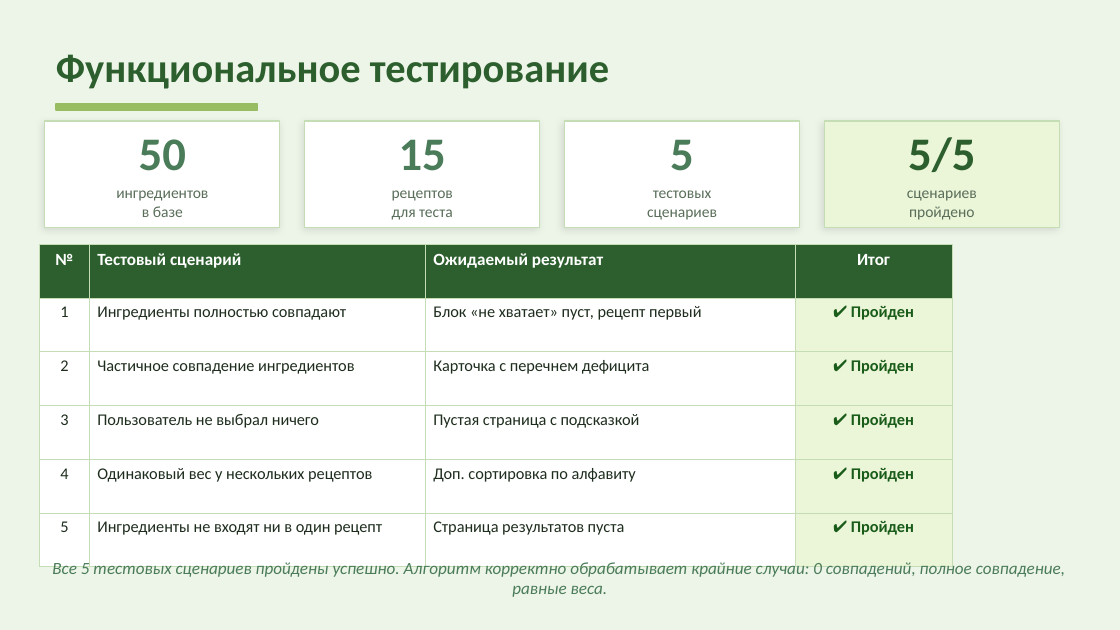
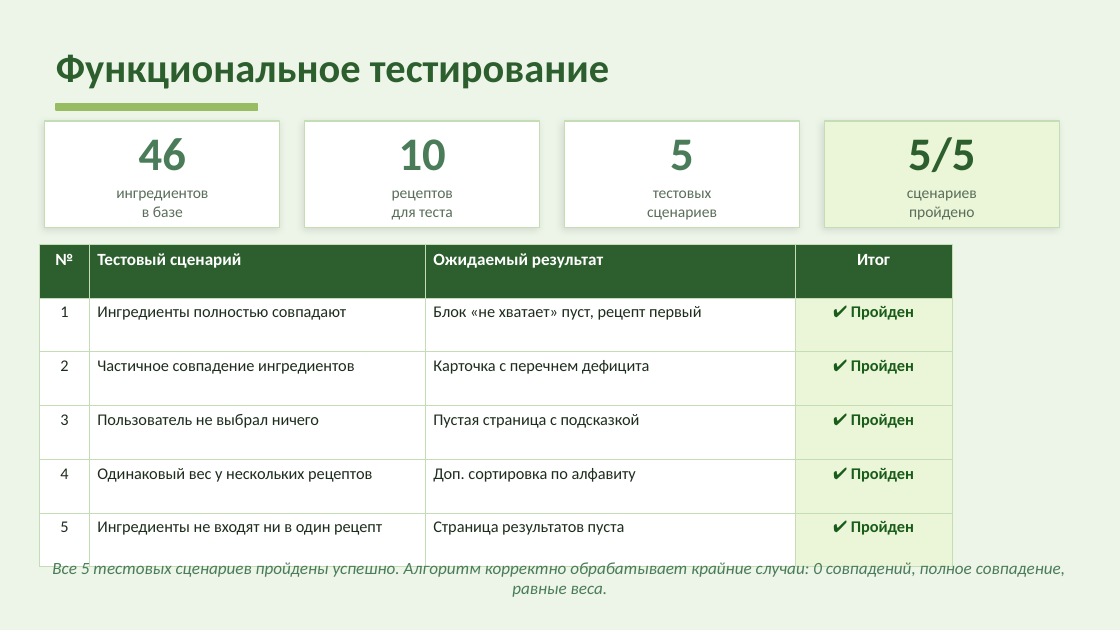
Before and after one commit to tenkopeek/recipe_finder_docs, a slide deck: slide 11 of презентация.pptx. Drawn at 1120x630 pixels with LibreOffice and Linux fonts; fonts in the diff are those of the drawing. Boxes give left, top, right and bottom in pixels: in the first picture for what was removed or moved away, otherwise in the second. Text is boxed around its words. In the diff, an @@ line names an element or a change of style, - is before the commit and + after.

```diff
--- a/презентация.pptx
+++ b/презентация.pptx
@@ text at (x1=139, y1=138, x2=186, y2=171): text changed @@
-50
+46
@@ text at (x1=399, y1=139, x2=446, y2=171): text changed @@
-15
+10
```
Also in this commit, not shown: 5 other slides changed, 1 slide added, 1 other file.
